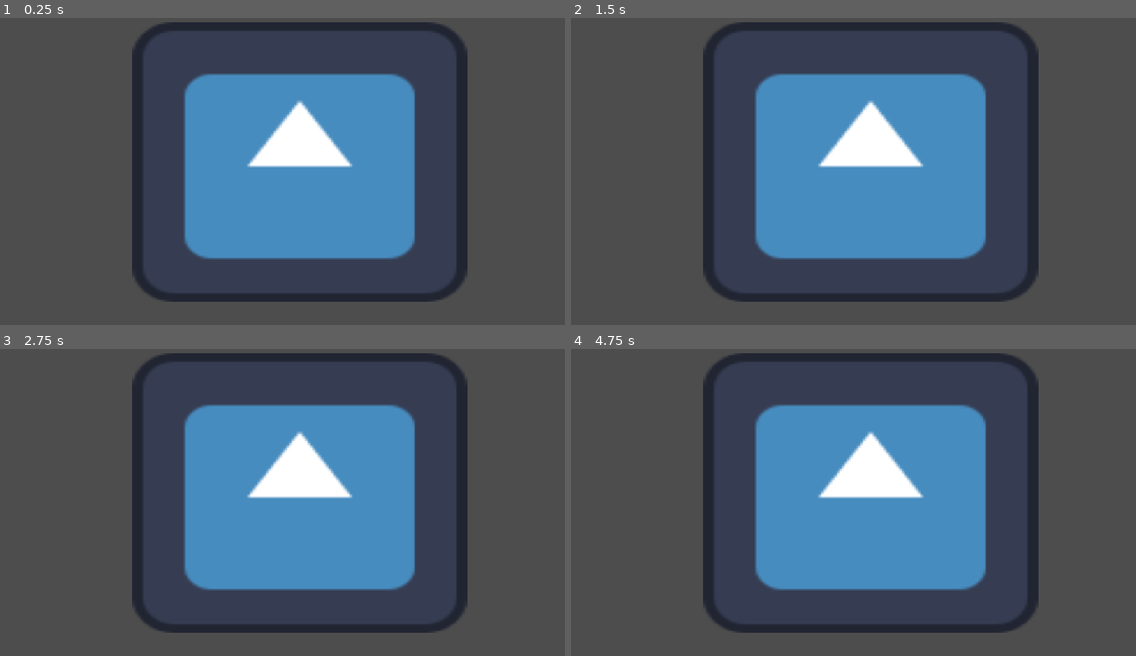
Above: before the commit, frames 1-4 (two rows, left to right).
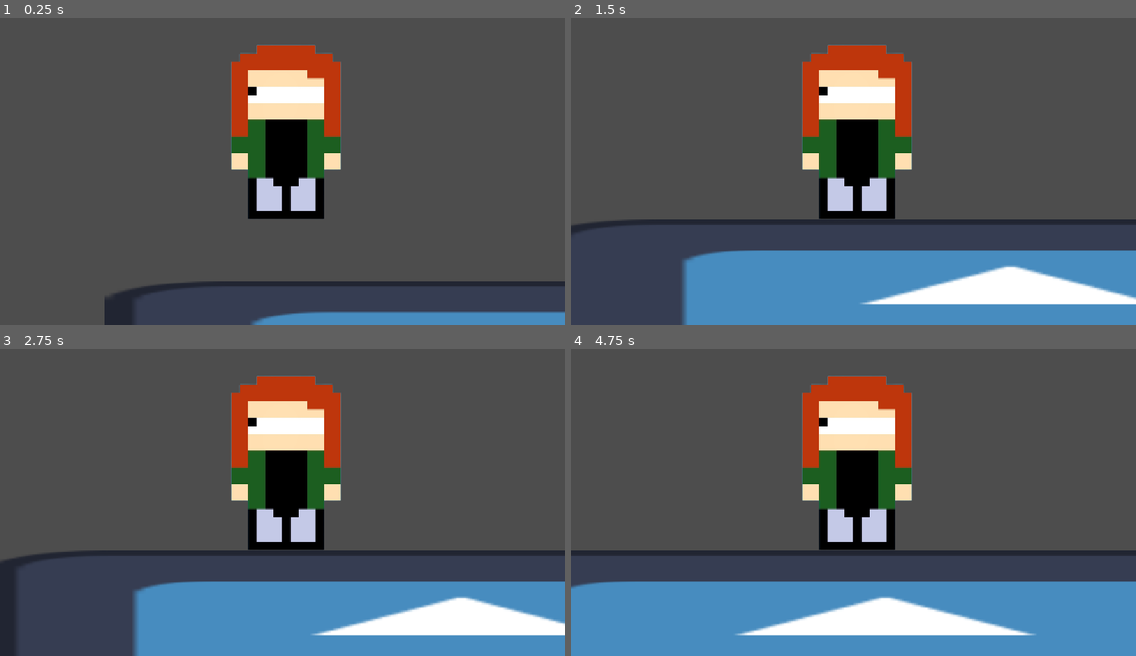
Above: after the commit, the same moments.

Repository: lazesnoop/Hard-Times
Game: Godot game, scene res://main.tscn
Same seed, same stepped clock (60 frames per second), same inputs: the game is played once before the commit and once after it. Before the commit the project has no main scene; this scene is started directly in both runs. The engine's default icon, where the game draws it, is replaced by a stand-in: a white triangle on a blue panel in a dark square.
Inputs:
- Up to frame 1 (0.25 s): no input
- Up to frame 2 (1.5 s): tap Enter (ui_accept) at 0.5, 0.6, 0.77, 1.07, 1.35 s; hold Right (ui_right) from 0.53 s (still down)
- Up to frame 3 (2.75 s): tap Enter (ui_accept) at 1.52, 1.82, 2.1 s; release Right (ui_right) at 2.03 s; hold Left (ui_left) from 2.03 s (still down)
- Up to frame 4 (4.75 s): release Left (ui_left) at 2.78 s; hold Right (ui_right) 2.78-4.28 s; tap Enter (ui_accept) at 2.85, 3.02, 3.32, 3.6, 3.77, 4.07, 4.35, 4.52 s; hold Left (ui_left) from 4.28 s (still down)

The runs differ from the first frame. In frame 1, 37% of the frame differs, in the area x 18-100%, y 1-100%; in frame 2, 49%; in frame 3, 49%; in frame 4, 54%, in the area x 0-100%, y 1-100%.

Commit message:
added character and moved assets folder

Diff:
--- /dev/null
+++ b/hard-times/character.gd
@@ -0,0 +1,25 @@
+extends CharacterBody2D
+
+
+const SPEED = 300.0
+const JUMP_VELOCITY = -400.0
+
+
+func _physics_process(delta: float) -> void:
+	# Add the gravity.
+	if not is_on_floor():
+		velocity += get_gravity() * delta
+
+	# Handle jump.
+	if Input.is_action_just_pressed("ui_accept") and is_on_floor():
+		velocity.y = JUMP_VELOCITY
+
+	# Get the input direction and handle the movement/deceleration.
+	# As good practice, you should replace UI actions with custom gameplay actions.
+	var direction := Input.get_axis("ui_left", "ui_right")
+	if direction:
+		velocity.x = direction * SPEED
+	else:
+		velocity.x = move_toward(velocity.x, 0, SPEED)
+
+	move_and_slide()
--- /dev/null
+++ b/hard-times/character.tscn
@@ -0,0 +1,35 @@
+[gd_scene format=3 uid="uid://cj8grlp7c7xpc"]
+
+[ext_resource type="Script" uid="uid://b37qmh8kokqir" path="res://character.gd" id="1_pjt0s"]
+[ext_resource type="Texture2D" uid="uid://ckmd05ow3vdhp" path="res://Assets/char.png" id="2_pjt0s"]
+
+[sub_resource type="RectangleShape2D" id="RectangleShape2D_fx374"]
+size = Vector2(300.07874, 337.5597)
+
+[sub_resource type="CircleShape2D" id="CircleShape2D_fx374"]
+radius = 20.397758
+
+[node name="Character" type="Node2D" unique_id=184402571]
+
+[node name="CharacterBody2D" type="CharacterBody2D" parent="." unique_id=1548069045]
+scale = Vector2(0.71652764, 0.7055643)
+script = ExtResource("1_pjt0s")
+
+[node name="CollisionShape2D" type="CollisionShape2D" parent="CharacterBody2D" unique_id=1421676473]
+position = Vector2(11.164957, -171.49393)
+scale = Vector2(0.9999999, 1)
+shape = SubResource("RectangleShape2D_fx374")
+
+[node name="Sprite2D" type="Sprite2D" parent="CharacterBody2D/CollisionShape2D" unique_id=29432179]
+texture = ExtResource("2_pjt0s")
+
+[node name="Camera2D" type="Camera2D" parent="CharacterBody2D" unique_id=1911305414]
+position = Vector2(13, -156)
+scale = Vector2(3.7247102, 0.5516281)
+
+[node name="Area2D" type="Area2D" parent="." unique_id=1371280971]
+
+[node name="CollisionShape2D" type="CollisionShape2D" parent="Area2D" unique_id=158906449]
+position = Vector2(-2, -166)
+scale = Vector2(25.739708, -22.07833)
+shape = SubResource("CircleShape2D_fx374")
--- a/hard-times/main.tscn
+++ b/hard-times/main.tscn
@@ -1,6 +1,7 @@
 [gd_scene format=3 uid="uid://bnea1fru4vq5i"]
 
 [ext_resource type="Texture2D" uid="uid://buxgu54cowe7r" path="res://icon.svg" id="1_ig7tw"]
+[ext_resource type="PackedScene" uid="uid://cj8grlp7c7xpc" path="res://character.tscn" id="2_0xm2m"]
 
 [sub_resource type="RectangleShape2D" id="RectangleShape2D_hyk7b"]
 size = Vector2(128, 129)
@@ -9,13 +10,15 @@
 
 [node name="StaticBody2D" type="StaticBody2D" parent="." unique_id=125746945]
 position = Vector2(595, 317)
-scale = Vector2(5.4107513, 4.549539)
+scale = Vector2(14.954905, 2.5766122)
 
 [node name="CollisionShape2D" type="CollisionShape2D" parent="StaticBody2D" unique_id=352137985]
 position = Vector2(1, 1)
 shape = SubResource("RectangleShape2D_hyk7b")
 
 [node name="Sprite2D" type="Sprite2D" parent="StaticBody2D/CollisionShape2D" unique_id=2080609453]
-position = Vector2(2, -1.5)
-scale = Vector2(0.984375, 0.984375)
+position = Vector2(0.3038472, 0.7698784)
+scale = Vector2(1.0108775, 1.0198419)
 texture = ExtResource("1_ig7tw")
+
+[node name="Character" parent="." unique_id=184402571 instance=ExtResource("2_0xm2m")]
--- a/hard-times/project.godot
+++ b/hard-times/project.godot
@@ -11,6 +11,7 @@
 [application]
 
 config/name="Hard Times"
+run/main_scene="uid://bnea1fru4vq5i"
 config/features=PackedStringArray("4.7", "GL Compatibility")
 config/icon="res://icon.svg"
 
@@ -18,6 +19,26 @@
 
 window/stretch/mode="canvas_items"
 window/stretch/aspect="expand"
+
+[input]
+
+Jump={
+"deadzone": 0.2,
+"events": [Object(InputEventKey,"resource_local_to_scene":false,"resource_name":"","device":-1,"window_id":0,"alt_pressed":false,"shift_pressed":false,"ctrl_pressed":false,"meta_pressed":false,"pressed":false,"keycode":0,"physical_keycode":32,"key_label":0,"unicode":32,"location":0,"echo":false,"script":null)
+]
+}
+Left={
+"deadzone": 0.2,
+"events": [Object(InputEventKey,"resource_local_to_scene":false,"resource_name":"","device":-1,"window_id":0,"alt_pressed":false,"shift_pressed":false,"ctrl_pressed":false,"meta_pressed":false,"pressed":false,"keycode":0,"physical_keycode":4194319,"key_label":0,"unicode":0,"location":0,"echo":false,"script":null)
+, Object(InputEventKey,"resource_local_to_scene":false,"resource_name":"","device":-1,"window_id":0,"alt_pressed":false,"shift_pressed":false,"ctrl_pressed":false,"meta_pressed":false,"pressed":false,"keycode":0,"physical_keycode":65,"key_label":0,"unicode":97,"location":0,"echo":false,"script":null)
+]
+}
+Right={
+"deadzone": 0.2,
+"events": [Object(InputEventKey,"resource_local_to_scene":false,"resource_name":"","device":-1,"window_id":0,"alt_pressed":false,"shift_pressed":false,"ctrl_pressed":false,"meta_pressed":false,"pressed":false,"keycode":0,"physical_keycode":4194321,"key_label":0,"unicode":0,"location":0,"echo":false,"script":null)
+, Object(InputEventKey,"resource_local_to_scene":false,"resource_name":"","device":-1,"window_id":0,"alt_pressed":false,"shift_pressed":false,"ctrl_pressed":false,"meta_pressed":false,"pressed":false,"keycode":0,"physical_keycode":68,"key_label":0,"unicode":100,"location":0,"echo":false,"script":null)
+]
+}
 
 [physics]
 
Binary file added: hard-times/Assets/Grey Car.png
Not shown, added: hard-times/Assets/Grey Car.png.import
Binary file added: hard-times/Assets/Red Car.png
Not shown, added: hard-times/Assets/Red Car.png.import
Binary file added: hard-times/Assets/char w eyes.png
Not shown, added: hard-times/Assets/char w eyes.png.import
Binary file added: hard-times/Assets/char.png
Not shown, added: hard-times/Assets/char.png.import
Not shown, added: hard-times/character.gd.uid
